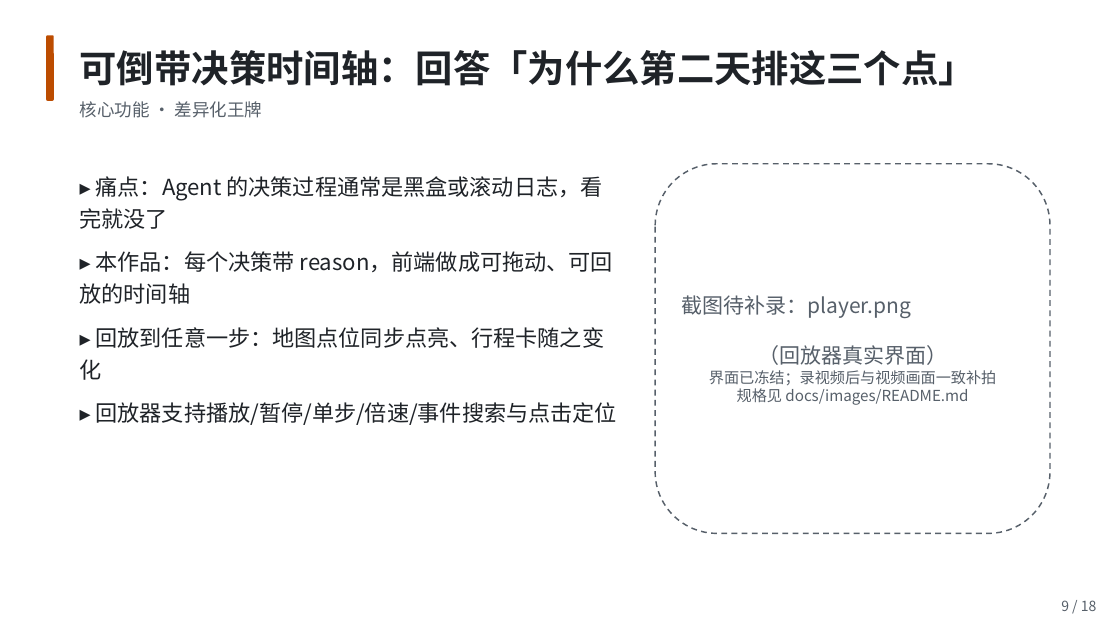
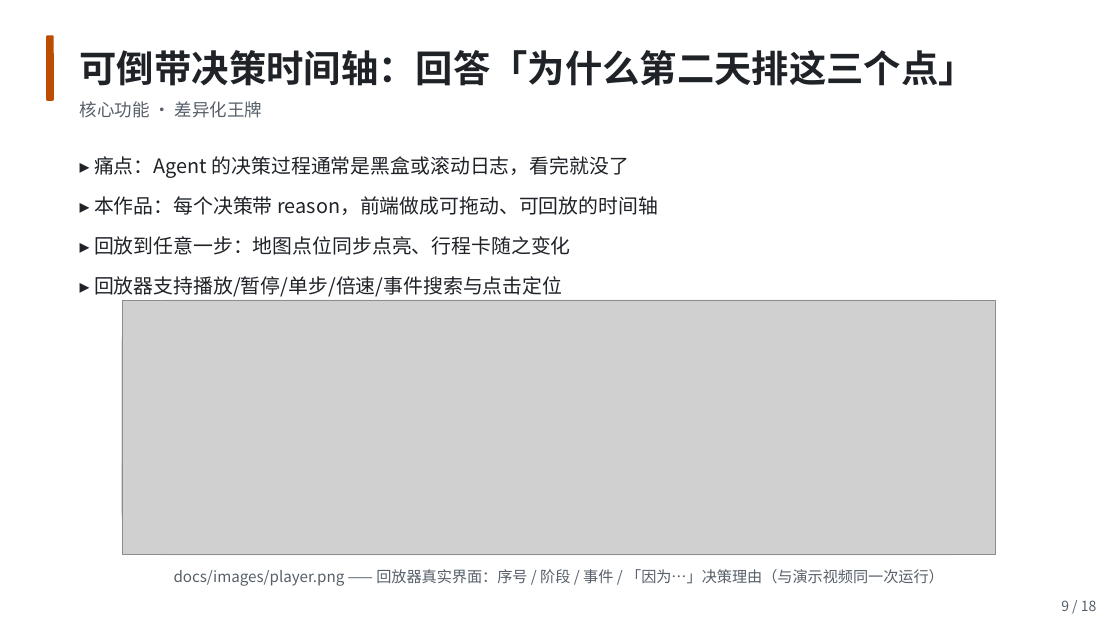
Before and after one commit to josndkosa/shudao-agent, a slide deck: slide 9 of ppt/蜀道智行.pptx. Drawn at 1120x630 pixels with LibreOffice and Linux fonts; fonts in the diff are those of the drawing; grey boxes stand for pictures. Boxes give left, top, right and bottom in pixels: in the first picture for what was removed or moved away, otherwise in the second. Text is boxed around its words. In the diff, an @@ line names an element or a change of style, - is before the commit and + after.

```diff
--- a/ppt/蜀道智行.pptx
+++ b/ppt/蜀道智行.pptx
@@ text "▸ 痛点：Agent 的决策过程通常是黑盒或滚动日志，看完就没了": place and size @@
-text "▸ 痛点：Agent 的决策过程通常是黑盒或滚动日志，看完就没了" at [80, 176, 616, 425]
+text "▸ 痛点：Agent 的决策过程通常是黑盒或滚动日志，看完就没了" at [94, 156, 658, 297]
@@ text "▸ 痛点：Agent 的决策过程通常是黑盒或滚动日志，看完就没了" at [94, 156, 658, 297]: size 19 to 17 pt @@
@@ rounded rectangle removed at [655, 164, 1050, 534] @@
-截图待补录：player.png
-（回放器真实界面）
-界面已冻结；录视频后与视频画面一致补拍
-规格见 docs/images/README.md
@@ rounded rectangle added at [122, 301, 995, 555], outline #D0D7DE 1.25 pt @@
@@ picture added at [122, 301, 995, 555] @@
@@ text added at [174, 569, 944, 586], 13 pt, text #57606A @@
+docs/images/player.png —— 回放器真实界面：序号 / 阶段 / 事件 / 「因为…」决策理由（与演示视频同一次运行）
```
Also in this commit, not shown: 2 other slides changed, 2 other files.
